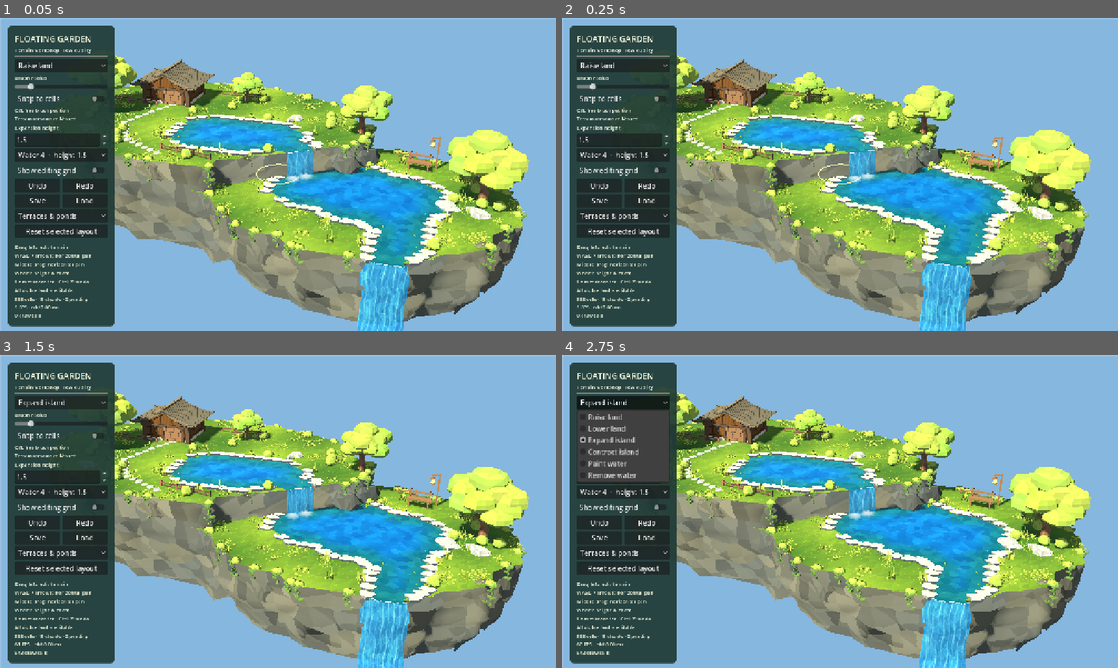
Above: before the commit, frames 1-4 (two rows, left to right).
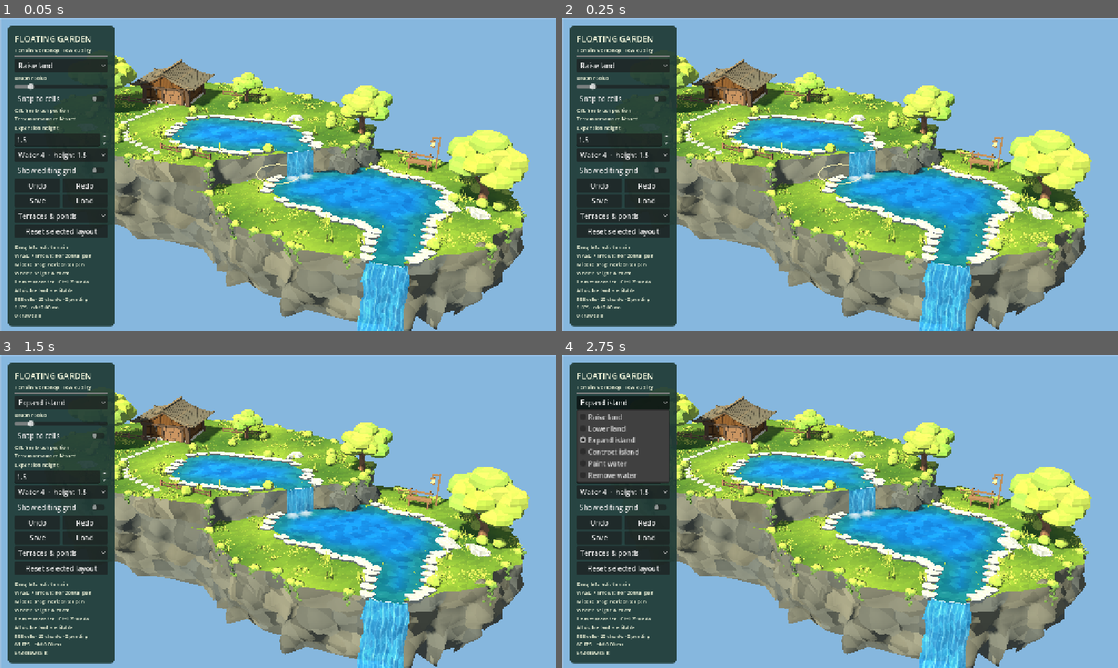
Above: after the commit, the same moments.

Repository: YI1219/Idle_and_incremental_game
Game: Godot game, scene res://scenes/terrain_editor.tscn
Two runs of this game, one before a commit and one after it. Both use one fixed random seed, a clock stepped at 60 frames per second and the inputs below.
Inputs:
- Up to frame 1 (0.05 s): no input
- Up to frame 2 (0.25 s): no input
- Up to frame 3 (1.5 s): click "Raise land" at 0.5 s; click "Snap to cells" at 1.25 s
- Up to frame 4 (2.75 s): click "Expand island" at 2 s

The runs differ from the first frame. In frame 1, 3.1% of the frame differs, in the area x 7-95%, y 32-100%; in frame 2, 3.1%; in frame 3, 3.1%; in frame 4, 3.1%.

Commit message:
Resolve clustered cliff shoulders and waterfall clearance

Diff:
--- a/art/review/terrain_fidelity/2026-10-05/performance.json
+++ b/art/review/terrain_fidelity/2026-10-05/performance.json
@@ -8,105 +8,105 @@
 	"runs": [
 		{
 			"cells": 593,
-			"draw_calls": 490.0,
-			"duration_seconds": 12.006407,
+			"draw_calls": 492.0,
+			"duration_seconds": 12.00052,
 			"edits": [
 				{
 					"changed_cells": 16,
 					"operation": "raise",
-					"visible_response_ms": 151.793
+					"visible_response_ms": 197.288
 				},
 				{
 					"changed_cells": 12,
 					"operation": "lower",
-					"visible_response_ms": 167.491
+					"visible_response_ms": 193.123
 				},
 				{
 					"changed_cells": 14,
 					"operation": "expand",
-					"visible_response_ms": 167.383
+					"visible_response_ms": 201.981
 				},
 				{
 					"changed_cells": 16,
 					"operation": "contract",
-					"visible_response_ms": 184.492
+					"visible_response_ms": 217.646
 				}
 			],
-			"frame_count": 1019,
-			"max_ms": 89.158,
-			"median_ms": 9.07,
-			"p95_ms": 18.491,
+			"frame_count": 1005,
+			"max_ms": 127.769,
+			"median_ms": 9.202,
+			"p95_ms": 18.632,
 			"run": 1,
-			"static_memory_mib": 58.7865858078003,
-			"video_memory_mib": 207.0
+			"static_memory_mib": 60.1040487289429,
+			"video_memory_mib": 207.25
 		},
 		{
 			"cells": 593,
-			"draw_calls": 490.0,
-			"duration_seconds": 12.001202,
+			"draw_calls": 492.0,
+			"duration_seconds": 12.008459,
 			"edits": [
 				{
 					"changed_cells": 16,
 					"operation": "raise",
-					"visible_response_ms": 130.243
+					"visible_response_ms": 198.324
 				},
 				{
 					"changed_cells": 12,
 					"operation": "lower",
-					"visible_response_ms": 145.379
+					"visible_response_ms": 210.135
 				},
 				{
 					"changed_cells": 14,
 					"operation": "expand",
-					"visible_response_ms": 143.793
+					"visible_response_ms": 200.576
 				},
 				{
 					"changed_cells": 16,
 					"operation": "contract",
-					"visible_response_ms": 159.059
+					"visible_response_ms": 221.067
 				}
 			],
-			"frame_count": 1017,
-			"max_ms": 64.853,
-			"median_ms": 9.31,
-			"p95_ms": 18.268,
+			"frame_count": 1013,
+			"max_ms": 126.27,
+			"median_ms": 9.158,
+			"p95_ms": 18.554,
 			"run": 2,
-			"static_memory_mib": 58.792914390564,
-			"video_memory_mib": 207.0
+			"static_memory_mib": 60.1103773117065,
+			"video_memory_mib": 207.25
 		},
 		{
 			"cells": 593,
-			"draw_calls": 490.0,
-			"duration_seconds": 12.017213,
+			"draw_calls": 492.0,
+			"duration_seconds": 12.017214,
 			"edits": [
 				{
 					"changed_cells": 16,
 					"operation": "raise",
-					"visible_response_ms": 159.18
+					"visible_response_ms": 202.022
 				},
 				{
 					"changed_cells": 12,
 					"operation": "lower",
-					"visible_response_ms": 168.54
+					"visible_response_ms": 202.998
 				},
 				{
 					"changed_cells": 14,
 					"operation": "expand",
-					"visible_response_ms": 168.08
+					"visible_response_ms": 209.92
 				},
 				{
 					"changed_cells": 16,
 					"operation": "contract",
-					"visible_response_ms": 177.613
+					"visible_response_ms": 217.841
 				}
 			],
-			"frame_count": 1003,
-			"max_ms": 81.046,
-			"median_ms": 9.421,
-			"p95_ms": 18.43,
+			"frame_count": 1005,
+			"max_ms": 125.173,
+			"median_ms": 9.357,
+			"p95_ms": 18.606,
 			"run": 3,
-			"static_memory_mib": 58.7964429855347,
-			"video_memory_mib": 207.0
+			"static_memory_mib": 60.1139059066772,
+			"video_memory_mib": 207.25
 		}
 	],
 	"scope": "current reference demo, 12-second measurement per run; target laptops and long idle stability unmeasured this round",
--- a/art/review/terrain_fidelity/2026-10-05/verification.json
+++ b/art/review/terrain_fidelity/2026-10-05/verification.json
@@ -1,6 +1,6 @@
 {
   "engine": "Godot 4.7.2",
-  "scope": "Fresh final physical waterfall folds, translucent directional flow and preserved opaque pond shading. Actual full/detail/four-edit Metal captures regenerated.",
+  "scope": "Fresh final broad-span cliff subdivision, clipped-octahedron shoulders and wet-wall stream clearance; actual full/detail/four-edit Metal renders regenerated.",
   "suite": [
     {
       "test": "terrain_contour_test.gd",
@@ -56,7 +56,7 @@
       "ok": true,
       "exit": 0,
       "runner": "tests/run_preview.py --headless (fixed 60 Hz)",
-      "checks": 29
+      "checks": 30
     },
     {
       "test": "terrain_shoreline_test.gd",
@@ -83,10 +83,10 @@
     }
   ],
   "regression": {
-    "before": "27/29 passed; wide outlet was an under-subdivided bowed plane",
-    "after": "29/29 passed; lateral resolution and repeated physical folds verified",
-    "retained": "Mixed-height receivers, lowered/contracted landing terrain and splash gradient checks retain their original pass conditions",
-    "limitations": "Not exhaustive outlet-orientation, mixed-height normal or transparent-overlap coverage."
+    "before": "29/30 passed; six of 242 reference curtain triangle-center rays encountered cliff triangles in front of the falling water",
+    "after": "30/30 passed; zero blocked reference samples after wet-mouth shoulder limits",
+    "retained": "Wide-outlet physical folds, mixed-height receivers, narrow strip clearance and incremental reconstruction checks remain passing",
+    "limitations": "Finite reference sampling, not exhaustive arbitrary-layout or entire-surface clearance coverage."
   },
   "render_verification": {
     "runner": "tests/run_preview.py tests/capture_terrain_fidelity.gd --resolution 1672x940",
@@ -103,13 +103,15 @@
   "preservation": {
     "unrelated_local_files_unchanged": 8,
     "kenney_source_glbs_unchanged": 11,
-    "refined_cottage_matches_HEAD": true
+    "refined_cottage_matches_HEAD": true,
+    "cottage_glbs_unchanged": 2
   },
-  "review": "Independent read-only reviewer found no Critical/Important issue in the bounded waterfall change. Shared-height fold interpolation, neighboring column endpoints, chunk normals, picking, pond math and downward flow were checked from source and captures. Vertical flow/translucency improves on opaque net baseline; rectangular outline and repeated foam remain gaps. Reviewer did not rerun Godot during benchmark reservation. Overall visual acceptance remains pending.",
+  "review": "Independent read-only reviewer inspected source and actual full/detail/four-edit captures. Initial Important issue (opaque cliff tongue through lower waterfall) was corrected and cleared in final review. Crest connection remains intact; no new Important issue found. Stronger clustered rock depth improves on the flatter baseline, but deep scallops, pointed lower projections and elongated patches remain reference gaps. Reviewer did not independently run final tests/benchmark; finite reference-ray coverage is not arbitrary-layout clearance proof. Human visual acceptance remains pending.",
   "previous_revision_checks": {
     "fed1ca3": "Cottage material 7/7; unrelated gameplay suite remains older evidence."
   },
   "limitations": [
+    "Deep cliff scallops, pointed lower projections and elongated patches remain reference differences; finite curtain rays do not prove arbitrary-layout clearance.",
     "Arbitrary transparent overlaps, every outlet orientation and every mixed-height normal junction are not established.",
     "Temporal shimmer and cross-platform rendering unverified.",
     "M4 Pro short samples do not prove target-laptop or long-idle performance."
--- a/scripts/terrain_editor/contour_terrain.gd
+++ b/scripts/terrain_editor/contour_terrain.gd
@@ -213,7 +213,15 @@
 				if record.is_empty():continue
 				var height:float=record.water*.5 if record.water>=0 else record.height
 				top=minf(top,height)
-	var profile:={"top":top,"bottom":bottom,"base":outside.is_empty(),"inset":_inset_limit(p,normal,top) if outside.is_empty() else 0.0}
+	var water:int=inside.get("water",-1)
+	# Mouth-side rock vertices may belong to dry shoreline cells. Include the
+	# immediate wet neighbor along the contour so a shoulder cannot enter a spill.
+	if water<0:
+		var tangent:=Vector2(-normal.y,normal.x)
+		for side in [-1.0,1.0]:
+			var neighbor:=surface_at(p-normal*.25+tangent*side*.8)
+			if neighbor.get("water",-1)>=0 and neighbor.height<=top+.05:water=maxi(water,neighbor.water)
+	var profile:={"top":top,"bottom":bottom,"base":outside.is_empty(),"inset":_inset_limit(p,normal,top) if outside.is_empty() else 0.0,"water":water}
 	_profiles[key]=profile
 	return profile
 
@@ -227,7 +235,16 @@
 		var key:=Vector3(p.x,y,p.y)
 		if not _rock_relief_cache.has(key):_rock_relief_cache[key]=_rock_relief(key)
 		rounded=_rock_relief_cache[key]
-	return _rock_point(p,y,f,profile.base,minf(1.0,depth/2.2),normal,profile.inset,rounded)
+	var point:=_rock_point(p,y,f,profile.base,minf(1.0,depth/2.2),normal,profile.inset,rounded)
+	if profile.water>=0 and point.y<=profile.water*.5+.045:
+		# Exposed wet walls sit behind the shared stream envelope. Limit only
+		# protruding shoulders; inland and dry cliff masses keep their full relief.
+		var water_y:float=profile.water*.5+.045
+		var stream:=_fall_point(p,normal,water_y,point.y)
+		var clearance:float=.50*clampf((water_y-point.y)*2.0,0.0,1.0)
+		var excess:float=(Vector2(point.x-stream.x,point.z-stream.z)).dot(normal)+clearance
+		if excess>0.0:point-=Vector3(normal.x,0,normal.y)*excess
+	return point
 
 func _cliffs(loop:PackedVector2Array,top:float,bottom:float)->void:
 	for i in loop.size():
@@ -245,13 +262,26 @@
 		var normal_b:=Vector2(after.y-a.y,a.x-after.x).normalized()
 		var profile_a:=_cliff_profile(a,normal_a)
 		var profile_b:=_cliff_profile(b,normal_b)
-		var p:=_profile_point(a,top,normal_a,profile_a)
-		var q:=_profile_point(b,top,normal_b,profile_b)
-		var r:=_profile_point(b,bottom,normal_b,profile_b)
-		var s:=_profile_point(a,bottom,normal_a,profile_a)
-		# The supporting mass stays joined and un-ribbed. Its material supplies
-		# broad anchored facets; occasional embedded models supply silhouette relief.
-		surfaces.cliff.quad(p,s,r,q,Color("a8aba8"))
+		# Keep the authoritative cap contour, but resolve rock shoulders within
+		# each stable span. Narrow necks retain their proven unsplit profile.
+		var broad:bool=(not profile_a.base or profile_a.inset>.8) and (not profile_b.base or profile_b.inset>.8)
+		var columns:=maxi(1,ceili(a.distance_to(b)/.65)) if broad else 1
+		var left:=a
+		var left_normal:=normal_a
+		var left_profile:=profile_a
+		for column in columns:
+			var weight:float=float(column+1)/columns
+			var right:=a.lerp(b,weight)
+			var right_normal:=normal_a.lerp(normal_b,weight).normalized()
+			var right_profile:Dictionary=profile_b if column==columns-1 else _cliff_profile(right,right_normal)
+			var p:=_profile_point(left,top,left_normal,left_profile)
+			var q:=_profile_point(right,top,right_normal,right_profile)
+			var r:=_profile_point(right,bottom,right_normal,right_profile)
+			var s:=_profile_point(left,bottom,left_normal,left_profile)
+			surfaces.cliff.quad(p,s,r,q,Color("a8aba8"))
+			left=right
+			left_normal=right_normal
+			left_profile=right_profile
 
 func _inset_limit(p:Vector2,normal:Vector2,height:float)->float:
 	# Keep opposing walls apart on single cells and narrow editable necks.
@@ -271,7 +301,7 @@
 	# Rounded rock shoulders share a world-anchored field with the material.
 	# Preserve the proven narrow-wall profile and fade relief at true boundaries.
 	if is_nan(rounded_relief):rounded_relief=_rock_relief(Vector3(p.x,y,p.y)) if width_weight>0.0 else 0.0
-	var ledge:=rounded_relief*sin(PI*f)*relief*width_weight
+	var ledge:=rounded_relief*pow(maxf(0.0,sin(PI*f)),.65)*relief*width_weight
 	return Vector3(p.x-inset.x+noise+normal.x*ledge,y+vertical_noise*relief,p.y-inset.y+noise*.7+normal.y*ledge)
 
 static func _rock_relief(point:Vector3)->float:
@@ -284,8 +314,12 @@
 			for x in range(-1,2):
 				var offset:=Vector3(x,y,z)
 				var delta:=offset+_rock_hash(cell+offset)*.72+Vector3.ONE*.14-f
-				nearest=minf(nearest,delta.length_squared())
-	return .72*(1.0-smoothstep(.16,.80,sqrt(nearest)))-.10
+				var axis:Vector3=delta.abs()
+				# A clipped octahedron gives each shoulder planar faces rather
+				# than a smooth mound. Minimum distance keeps site joins continuous.
+				var distance:=maxf(maxf(axis.x,maxf(axis.y,axis.z)),(axis.x+axis.y+axis.z)*.57)
+				nearest=minf(nearest,distance)
+	return 1.02*clampf((.76-nearest)/.55,0.0,1.0)-.16
 
 static func _rock_hash(point:Vector3)->Vector3:
 	var q:=point*Vector3(.123,.117,.139)
--- a/shaders/terrain_editor/cliff.gdshader
+++ b/shaders/terrain_editor/cliff.gdshader
@@ -15,7 +15,8 @@
 	for(int z=-1;z<=1;z++)for(int y=-1;y<=1;y++)for(int x=-1;x<=1;x++){
 		vec3 offset=vec3(float(x),float(y),float(z));
 		vec3 delta=offset+rock_hash(cell+offset)*.72+.14-f;
-		float d=dot(delta,delta);
+		vec3 axis=abs(delta);
+		float d=max(max(axis.x,max(axis.y,axis.z)),dot(axis,vec3(.57)));
 		if(d<nearest){nearest=d;selected=cell+offset;local=-delta;}
 	}
 	vec3 variation=rock_hash(selected+vec3(17.0));
--- a/tests/terrain_waterfall_test.gd
+++ b/tests/terrain_waterfall_test.gd
@@ -92,6 +92,32 @@
 		for i in range(0,colors.size(),3):
 			if absf(colors[i].a-colors[i+1].a)>.3 or absf(colors[i].a-colors[i+2].a)>.3:gradient=true
 	check(gradient,"published chunk triangles preserve the splash opacity gradient")
+	# Trace through actual curtain triangles toward the island. A rock in front
+	# of a curtain interrupts the stream even when both meshes are individually valid.
+	var reference_data:=Data.new()
+	reference_data.make_preset(0)
+	var reference:=Contours.new()
+	reference.refresh(reference_data)
+	var cliffs:PackedVector3Array=reference.surfaces.cliff.vertices
+	var falls:PackedVector3Array=reference.surfaces.waterfall.vertices
+	var blocked:=0
+	var samples:=0
+	for i in range(0,falls.size(),3):
+		var point:Vector3=(falls[i]+falls[i+1]+falls[i+2])/3.0
+		if point.y< -4.4:continue
+		var normal:Vector3=reference.surfaces.waterfall.normals[i]
+		normal=Vector3(normal.x,0,normal.z).normalized()
+		if normal.length_squared()<.5:continue
+		var origin:=point+normal*3.0
+		samples+=1
+		for j in range(0,cliffs.size(),3):
+			var a:=cliffs[j];var b:=cliffs[j+1];var c:=cliffs[j+2]
+			if point.y<minf(a.y,minf(b.y,c.y)) or point.y>maxf(a.y,maxf(b.y,c.y)):continue
+			var hit=Geometry3D.ray_intersects_triangle(origin,-normal,a,b,c)
+			if hit!=null and origin.distance_to(hit)<2.99:
+				blocked+=1
+				break
+	check(samples>150 and blocked==0,"Reference waterfall clears actual cliff triangles (%d blocked of %d samples)"%[blocked,samples])
 
 	print("TERRAIN WATERFALL: %d/%d passed"%[checks-failures,checks])
 	quit(1 if failures else 0)
Not shown, changed: CURRENT_CONTEXT.md
Not shown, changed: art/README.md
Not shown, changed: art/review/terrain_fidelity/2026-10-05/review.md
Not shown, changed: docs/terrain.md
